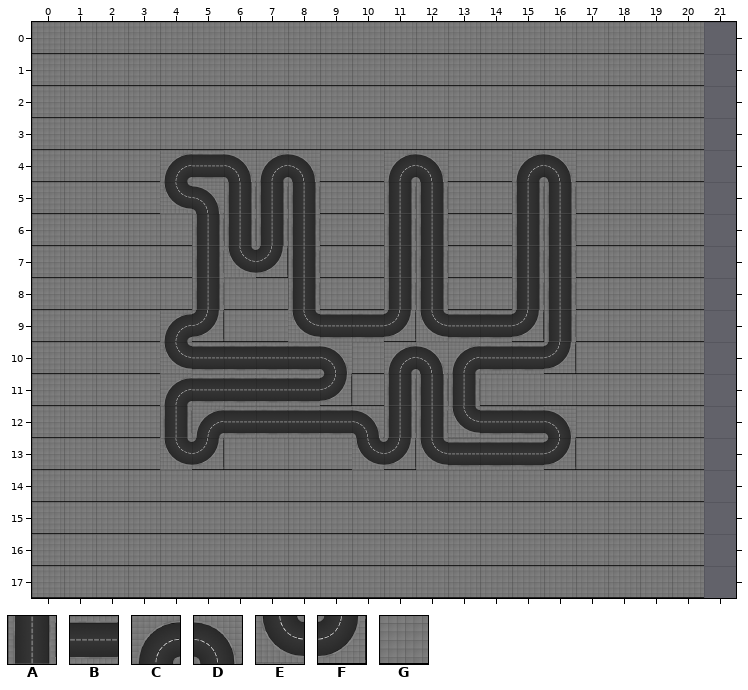
Tiled map, stored at gbBundle/scenes/level_15.tmx. The picture above is the old version.
Cells are 128x128 px. Shown: x 0..21, y 0..17. The old version is drawn lined up with the new one.
Key: from "track_01": A 0, B 1, C 7, D 8, E 14, F 15, G 21.
_ is an empty cell.
Layer "track" before, first column x 0:
 0 GGGGGGGGGGGGGGGGGGGGG_
 1 GGGGGGGGGGGGGGGGGGGGG_
 2 GGGGGGGGGGGGGGGGGGGGG_
 3 GGGGGGGGGGGGGGGGGGGGG_
 4 GGGGCBDCDGGCDGGCDGGGG_
 5 GGGGEDAAAGGAAGGAAGGGG_
 6 GGGGGAAAAGGAAGGAAGGGG_
 7 GGGGGAEFAGGAAGGAAGGGG_
 8 GGGGGAGGAGGAAGGAAGGGG_
 9 GGGGCFGGEBBFEBBFAGGGG_
10 GGGGEBBBBDGCDCBBFGGGG_
11 GGGGCBBBBFGAAAGGGGGGG_
12 GGGGACBBBBDAAEBBDGGGG_
13 GGGGEFGGGGEFEBBBFGGGG_
14 GGGGGGGGGGGGGGGGGGGGG_
15 GGGGGGGGGGGGGGGGGGGGG_
16 GGGGGGGGGGGGGGGGGGGGG_
17 GGGGGGGGGGGGGGGGGGGGG_
New version:
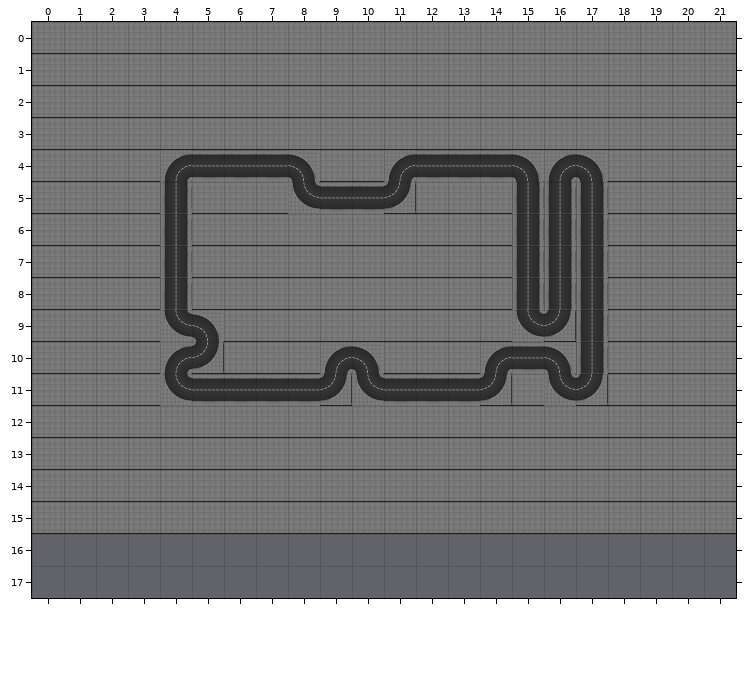
Edits made:
Changed rows in their new state; . is an unchanged cell.
map size 21x18 -> 22x16 cells
Layer "track":
first column x 0:
 0 .....................G
 1 .....................G
 2 .....................G
 3 .....................G
 4 ......BB....BBBDCD...G
 5 ....AGGGEBBFG....A...G
 6 ....AGGGG..GG....A...G
 7 ....AGGGG..GG....A...G
 8 ....AG..G..GG....A...G
 9 ....ED..GGGGGGGEFA...G
10 ....CFGGGCDGGGC.DA...G
11 ....E.....EBBBF.EF...G
12 ....GGGGGGGGGGGGG....G
13 ....GG....GGGGGGG....G
14 .....................G
15 .....................G
16 _____________________.
17 _____________________.
Boxes around the changes in both pictures, in picture pixels (x1, y1, x2, y2):
changed: (32, 22, 736, 598)
